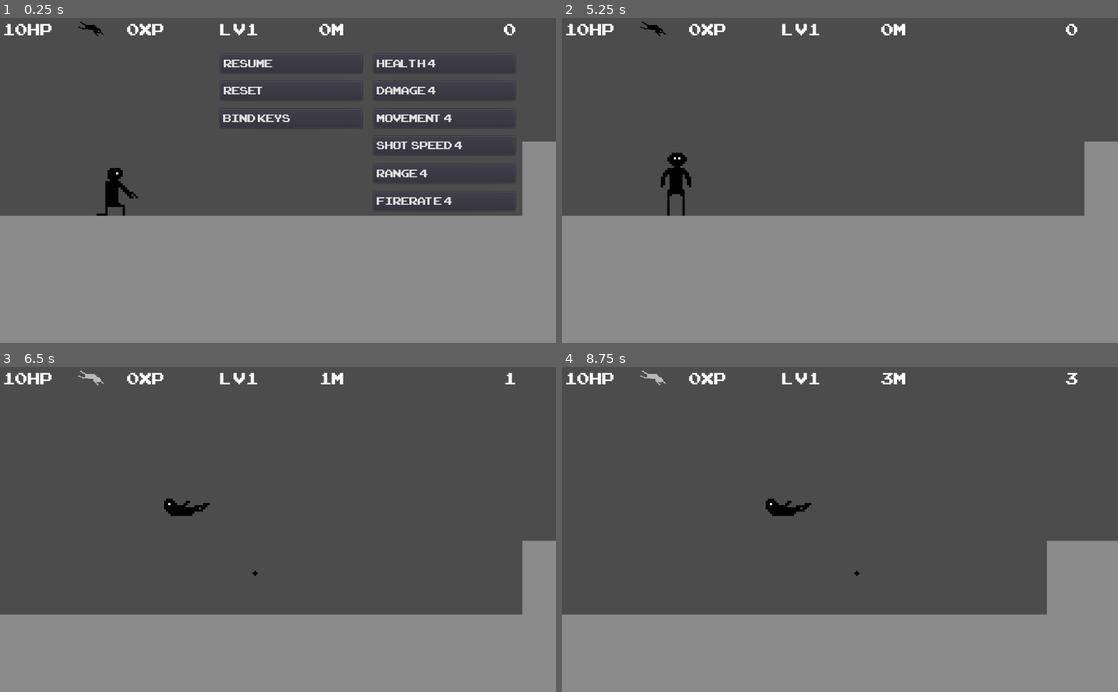
Above: before the commit, frames 1-4 (two rows, left to right).
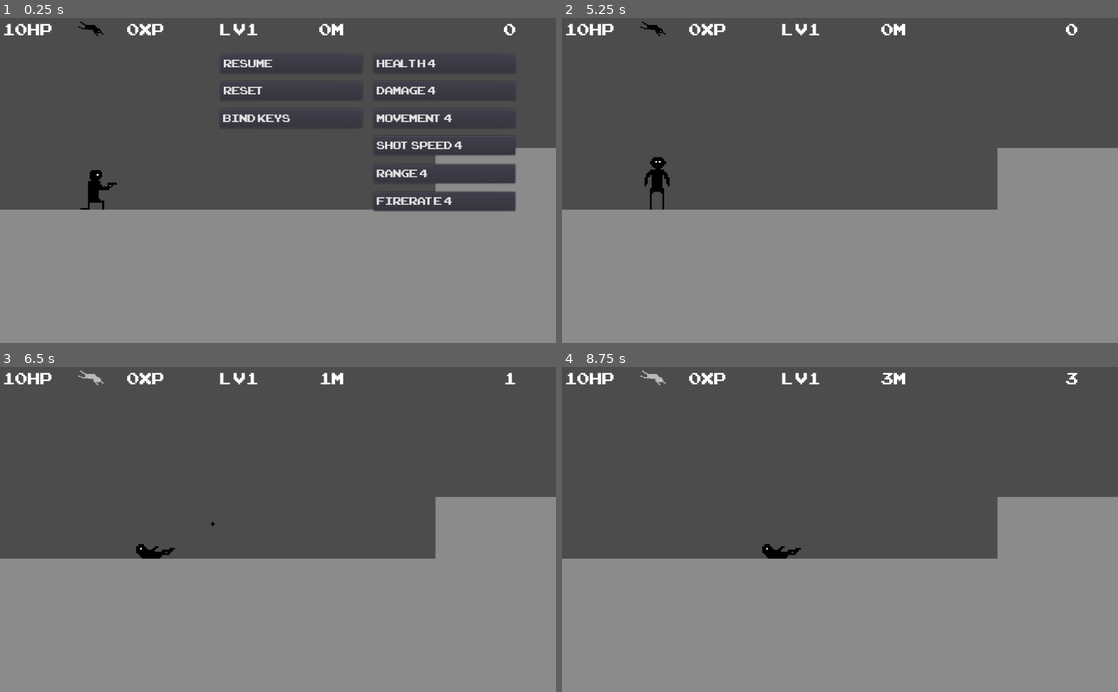
Above: after the commit, the same moments.

Repository: Denhonator/RandomPlatformer
Game: Godot game, scene res://2D.tscn
Two runs of this game, one before a commit and one after it. Both use one fixed random seed, a clock stepped at 60 frames per second and the inputs below.
Inputs:
- Up to frame 1 (0.25 s): no input
- Up to frame 2 (5.25 s): click "Movement: 4" at 0.5 s; click "Shot Speed: 4" at 1.25 s; click "Range: 4" at 2 s; click "Firerate: 4" at 2.75 s; click "Bind Keys" at 3.5 s; click "Push key for left" at 4.25 s; click "Resume" at 5 s
- Up to frame 3 (6.5 s): tap Enter at 5.75 s; hold Right (right) from 5.78 s (still down); tap X (attack) at 5.85 s; tap Z (jump) at 6.02, 6.32 s; tap Shift (roll) at 6.05 s
- Up to frame 4 (8.75 s): tap Shift (roll) at 6.6, 8.3 s; tap Z (jump) at 6.77, 6.8, 7.07, 7.35, 8.27, 8.57 s; release Right (right) at 7.28 s; hold Left (left) 7.28-8.03 s; tap X (attack) at 7.55, 8.1 s; hold Right (right) from 8.03 s (still down)

The runs differ from the first frame. In frame 1, 3.5% of the frame differs, in the area x 0-100%, y 38-61%; in frame 2, 5.7%; in frame 3, 21%, in the area x 0-100%, y 39-77%; in frame 4, 19%.

Commit message:
Spikes, balance changes

Diff:
--- a/2D.tscn
+++ b/2D.tscn
@@ -8,7 +8,6 @@
 [ext_resource path="res://bub.ogg" type="AudioStream" id=6]
 [ext_resource path="res://GUI.gd" type="Script" id=7]
 [ext_resource path="res://ARCADECLASSIC.TTF" type="DynamicFontData" id=8]
-[ext_resource path="res://100jam.ogg" type="AudioStream" id=9]
 
 [sub_resource type="RectangleShape2D" id=1]
 
@@ -71,7 +70,7 @@
 font_data = ExtResource( 8 )
 _sections_unfolded = [ "Font", "Settings" ]
 
-[node name="Main" type="Node"]
+[node name="Main" type="Node" index="0"]
 
 script = ExtResource( 1 )
 
@@ -84,6 +83,7 @@
 
 [node name="Platform" type="StaticBody2D" parent="Level" index="0"]
 
+editor/display_folded = true
 input_pickable = false
 collision_layer = 1
 collision_mask = 1
@@ -125,7 +125,7 @@
 
 [node name="Polygon2D" type="Polygon2D" parent="Level/Platform" index="1"]
 
-polygon = PoolVector2Array( 0, 0, 510, 0, 510, 500, 0, 500 )
+polygon = PoolVector2Array( 0, 0, 510, 0, 510, 1000, 0, 1000 )
 uv = PoolVector2Array(  )
 color = Color( 0.546875, 0.546875, 0.546875, 1 )
 vertex_colors = PoolColorArray(  )
@@ -142,7 +142,7 @@
 [node name="CollisionPolygon2D" type="CollisionPolygon2D" parent="Level/Platform" index="2"]
 
 build_mode = 0
-polygon = PoolVector2Array( 0, 0, 510, 0, 510, 500, 0, 500 )
+polygon = PoolVector2Array( 0, 0, 510, 0, 510, 1000, 0, 1000 )
 _sections_unfolded = [ "Transform" ]
 
 [node name="Player" type="Node2D" parent="." index="2"]
@@ -163,7 +163,7 @@
 shotSpeed = 3.0
 damage = 1.0
 health = 10
-shotCooldown = 0.5
+shotCooldown = 0.8
 shotRange = 100.0
 
 [node name="CollisionShape2D" type="CollisionShape2D" parent="Player/Body" index="0"]
@@ -176,8 +176,8 @@
 
 scale = Vector2( 2, 2 )
 texture = ExtResource( 5 )
-hframes = 10
-frame = 6
+hframes = 11
+frame = 7
 _sections_unfolded = [ "Animation", "Material", "Offset", "Visibility" ]
 
 [node name="Camera2D" type="Camera2D" parent="Player/Body" index="2"]
@@ -186,10 +186,10 @@
 anchor_mode = 1
 rotating = false
 current = true
-zoom = Vector2( 0.5, 0.5 )
+zoom = Vector2( 0.6, 0.6 )
 limit_left = -100
 limit_top = -10000000
-limit_right = 4200
+limit_right = 10000
 limit_bottom = 10000000
 limit_smoothed = false
 drag_margin_h_enabled = true
@@ -224,18 +224,28 @@
 position = Vector2( 23.7467, 17.9 )
 _sections_unfolded = [ "Transform" ]
 
-[node name="ShotL" type="Position2D" parent="Player/Body/Shots" index="3"]
+[node name="ShotRLO" type="Position2D" parent="Player/Body/Shots" index="3"]
+
+position = Vector2( 26, 2.90832 )
+_sections_unfolded = [ "Transform" ]
+
+[node name="ShotL" type="Position2D" parent="Player/Body/Shots" index="4"]
 
 position = Vector2( -27.3762, -6.0746 )
 
-[node name="ShotLD" type="Position2D" parent="Player/Body/Shots" index="4"]
+[node name="ShotLD" type="Position2D" parent="Player/Body/Shots" index="5"]
 
 position = Vector2( -24.1454, 17.9 )
 _sections_unfolded = [ "Transform" ]
 
-[node name="ShotLU" type="Position2D" parent="Player/Body/Shots" index="5"]
+[node name="ShotLU" type="Position2D" parent="Player/Body/Shots" index="6"]
 
 position = Vector2( -22.0813, -25.1774 )
+_sections_unfolded = [ "Transform" ]
+
+[node name="ShotLLO" type="Position2D" parent="Player/Body/Shots" index="7"]
+
+position = Vector2( -26, 2.90832 )
 _sections_unfolded = [ "Transform" ]
 
 [node name="Audio" type="AudioStreamPlayer" parent="Player/Body" index="4"]
@@ -250,7 +260,6 @@
 [node name="GUI" type="CanvasLayer" parent="." index="3"]
 
 pause_mode = 2
-editor/display_folded = true
 layer = 1
 offset = Vector2( 0, 0 )
 rotation = 0.0
@@ -375,9 +384,9 @@
 position = Vector2( 168.079, 12.0057 )
 scale = Vector2( 1.5, 1.5 )
 texture = ExtResource( 5 )
-hframes = 10
-frame = 7
-_sections_unfolded = [ "Material", "Transform", "Visibility" ]
+hframes = 11
+frame = 8
+_sections_unfolded = [ "Animation", "Material", "Transform", "Visibility" ]
 
 [node name="Menu" type="Control" parent="GUI" index="6"]
 
@@ -628,15 +637,6 @@
 align = 0
 _sections_unfolded = [ "custom_fonts" ]
 
-[node name="Music" type="AudioStreamPlayer" parent="." index="4"]
-
-stream = ExtResource( 9 )
-volume_db = -6.0
-pitch_scale = 1.0
-autoplay = true
-mix_target = 0
-bus = "Master"
-
 [connection signal="screen_entered" from="Level/Platform/VisibilityNotifier2D" to="Level/Platform" method="_on_VisibilityNotifier2D_screen_entered"]
 
 [connection signal="body_entered" from="Level/Platform/VisibilityNotifier2D/Area2D" to="." method="_on_Area2D_body_entered"]
--- a/Enemy.tscn
+++ b/Enemy.tscn
@@ -75,7 +75,7 @@
 font_data = ExtResource( 3 )
 _sections_unfolded = [ "Font", "Settings" ]
 
-[node name="Enemy" type="KinematicBody2D" index="0"]
+[node name="Enemy" type="KinematicBody2D"]
 
 input_pickable = false
 collision_layer = 2
@@ -103,9 +103,8 @@
 self_modulate = Color( 0.449219, 0, 0, 1 )
 scale = Vector2( 2, 2 )
 texture = ExtResource( 2 )
-flip_h = true
-hframes = 10
-frame = 6
+hframes = 11
+frame = 7
 _sections_unfolded = [ "Animation", "Offset", "Transform", "Visibility" ]
 
 [node name="Rays" type="Node2D" parent="." index="2"]
@@ -178,8 +177,6 @@
 
 [node name="Shots" type="Node2D" parent="." index="3"]
 
-editor/display_folded = true
-
 [node name="ShotR" type="Position2D" parent="Shots" index="0"]
 
 position = Vector2( 27.7002, -6.0746 )
@@ -193,18 +190,28 @@
 position = Vector2( 23.7467, 17.9 )
 _sections_unfolded = [ "Transform" ]
 
-[node name="ShotL" type="Position2D" parent="Shots" index="3"]
+[node name="ShotRLO" type="Position2D" parent="Shots" index="3"]
+
+position = Vector2( 26, 2.85466 )
+_sections_unfolded = [ "Transform" ]
+
+[node name="ShotL" type="Position2D" parent="Shots" index="4"]
 
 position = Vector2( -27.3762, -6.0746 )
 
-[node name="ShotLD" type="Position2D" parent="Shots" index="4"]
+[node name="ShotLD" type="Position2D" parent="Shots" index="5"]
 
 position = Vector2( -24.1454, 17.9 )
 _sections_unfolded = [ "Transform" ]
 
-[node name="ShotLU" type="Position2D" parent="Shots" index="5"]
+[node name="ShotLU" type="Position2D" parent="Shots" index="6"]
 
 position = Vector2( -22.0813, -25.1774 )
+_sections_unfolded = [ "Transform" ]
+
+[node name="ShotLLO" type="Position2D" parent="Shots" index="7"]
+
+position = Vector2( -26, 2.85466 )
 _sections_unfolded = [ "Transform" ]
 
 [node name="HPBar" type="ProgressBar" parent="." index="4"]
--- a/GUI.gd
+++ b/GUI.gd
@@ -108,6 +108,7 @@
 		return
 	player.xp-=movementxp
 	player.rollCooldown -= 0.1
+	player.maxJumpReserve += 10
 	player.maxSpeed += 5
 	movementxp += 2
 	UpdateTexts()
@@ -116,7 +117,7 @@
 	if player.xp<shotSpeedxp:
 		return
 	player.xp-=shotSpeedxp
-	player.shotSpeed += 0.8
+	player.shotSpeed += 1.0
 	shotSpeedxp += 2
 	UpdateTexts()
 
@@ -124,7 +125,7 @@
 	if player.xp<shotRangexp:
 		return
 	player.xp-=shotRangexp
-	player.shotRange += 13
+	player.shotRange += 10
 	shotRangexp += 2
 	UpdateTexts()
 
@@ -132,7 +133,7 @@
 	if player.xp<fireratexp:
 		return
 	player.xp-=fireratexp
-	player.shotCooldown -= 0.07
+	player.shotCooldown -= 0.1
 	fireratexp += 2
 	UpdateTexts()
 
--- a/PistolGuy.gd
+++ b/PistolGuy.gd
@@ -10,13 +10,12 @@
 var aniSpeed =		1.3
 var shotAni =		0
 var shootDir =		0
-var airCounter =	0
 var xp =			0
 var xpReward =		1
 var stunDur =		0.5
 var iframeDur =		1
 var hitCounter =	5
-var maxProj =		4
+var maxProj =		3
 var projs =			0
 var rollDur =		0.5
 var rollCooldown =	1
@@ -51,9 +50,10 @@
 	RUN2 = 4
 	UP   = 5
 	DOWN = 6
-	ROLL1= 7
-	ROLL2= 8
-	ROLL3= 9
+	LOW  = 7
+	ROLL1= 8
+	ROLL2= 9
+	ROLL3= 10
 	}
 
 func _ready():
@@ -68,9 +68,11 @@
 	shotSpawn.append(shots.find_node("ShotRU"))
 	shotSpawn.append(shots.find_node("ShotR"))
 	shotSpawn.append(shots.find_node("ShotRD"))
+	shotSpawn.append(shots.find_node("ShotRLO"))
 	shotSpawn.append(shots.find_node("ShotLU"))
 	shotSpawn.append(shots.find_node("ShotL"))
 	shotSpawn.append(shots.find_node("ShotLD"))
+	shotSpawn.append(shots.find_node("ShotLLO"))
 	if hpbar:
 		hpbar.max_value = health
 	if AI:
@@ -94,7 +96,7 @@
 		elif r==1:
 			damage+=1
 		elif r==2:
-			health+=3
+			health+=power+1
 		elif r==3:
 			shotCooldown=max(0.1,shotCooldown-0.1)
 		elif r==4:
@@ -118,13 +120,27 @@
 	else:
 		aiReaction-=1
 
-func _process(delta):
-	if hitCounter < 10:
-		hitCounter+=delta
-		if hitCounter < iframeDur:
-			visible = int(hitCounter*10)%2==0
-		else:
-			visible = true
+func Jumping():
+	if action["jump"] and not action["roll"]:
+		if is_on_floor() and jumpReserve==maxJumpReserve:
+			vel.y = jumpSpeed
+			jumpReserve-=1
+		elif jumpReserve<maxJumpReserve and jumpReserve>0:
+			jumpReserve -= maxJumpReserve/10
+			vel.y -= maxJumpReserve/10
+	else:
+		jumpReserve = maxJumpReserve
+
+func Rolling(delta):
+	if action["roll"] and rollCounter<=-rollCooldown:
+		rollCounter=rollDur
+		vel.x = -maxSpeed*1.5 if sprite.flip_h else maxSpeed*1.5
+		move_local_y(-20)
+		vel.y = -10
+	elif rollCounter>=-rollCooldown:
+		rollCounter-=delta
+
+func Movement(delta):
 	if hitCounter>stunDur and rollCounter<=0:
 		GetInput()
 		if action["left"]:
@@ -137,7 +153,10 @@
 		if action["up"]:
 			shootDir = -1
 		elif action["down"]:
-			shootDir = 1
+			if action["right"] or action["left"]:
+				shootDir = 1
+			else:
+				shootDir = 2
 		else:
 			shootDir = 0
 
@@ -146,38 +165,41 @@
 	else:
 		ms = maxms
 
-	if action["jump"]:
-		if is_on_floor() and jumpReserve==maxJumpReserve:
-			vel.y = jumpSpeed
-			jumpReserve-=1
-		elif jumpReserve<maxJumpReserve and jumpReserve>0:
-			jumpReserve -= maxJumpReserve/10
-			vel.y -= maxJumpReserve/10
-	else:
-		jumpReserve = maxJumpReserve
-
-	if action["roll"] and rollCounter<=-rollCooldown:
-		rollCounter=rollDur
-		vel.x = -maxSpeed*1.5 if sprite.flip_h else maxSpeed*1.5
-		move_local_y(-20)
-		if is_on_floor():
-			vel.y = -10
-	elif rollCounter>=-rollCooldown:
-		rollCounter-=delta
+	if not AI:
+		gui.distance.text = String(global_position.x/40).pad_decimals(0)+"m"
+
+func Hitbox():
+	if sprite.frame==Ani.DOWN or sprite.frame==Ani.DUCK:
+		col.position.y = 10
+		col.scale.y = 0.76
+	elif rollCounter>0:
+		col.position.y = 23
+		col.scale.y = 0.3
+	else:
+		col.position.y = 3
+		col.scale.y = 1
+
+
+
+func _process(delta):
+	if hitCounter < 10:
+		hitCounter+=delta
+		if hitCounter < iframeDur:
+			visible = int(hitCounter*10)%2==0
+		else:
+			visible = true
+
+	Movement(delta)
+	Jumping()
+	Rolling(delta)
 
 	if not is_on_floor():
 		var mult = 4 if action["down"] and vel.y>0 and vel.y<200 else 1
 		vel.y = min(vel.y+10*mult, 200*mult)
-		airCounter+=delta
-		if airCounter>3:
+		if global_position.y>800:
 			queue_free()
-	else:
-		airCounter=0
 
 	move_and_slide(Vector2(vel.x*ms,vel.y),Vector2(0,-1))
-
-	if not AI:
-		gui.distance.text = String(global_position.x/40).pad_decimals(0)+"m"
 
 	if shotCounter < shotCooldown:
 		shotCounter+=delta
@@ -190,16 +212,9 @@
 	elif action["right"]:
 		lookdir = 1
 	RunAni(lookdir,delta)
-
-	if sprite.frame==Ani.DOWN or sprite.frame==Ani.DUCK:
-		col.position.y = 10
-		col.scale.y = 0.76
-	elif rollCounter>0:
-		col.position.y = 23
-		col.scale.y = 0.3
-	else:
-		col.position.y = 3
-		col.scale.y = 1
+	Hitbox()
+
+
 
 func Shoot():
 	if projs>=maxProj or hitCounter<stunDur:
@@ -208,7 +223,7 @@
 	shotAni = 0.6
 	var shot = projectile.instance()
 	shot.vel.x = 50*(shotSpeed+0.1)/damage/damage
-	if shootDir:
+	if abs(shootDir)==1:	#diagonal
 		shot.vel.x/=2
 		shot.vel.y = abs(shot.vel.x)*shootDir
 	if sprite.flip_h:
@@ -220,10 +235,10 @@
 	shot.shooter = weakref(self)
 	if AI:
 		shot.modulate = Color(0.4,0,0)
-	var pos = shotSpawn[4+shootDir].global_position if sprite.flip_h else shotSpawn[1+shootDir].global_position
+	var pos = shotSpawn[5+shootDir].global_position if sprite.flip_h else shotSpawn[1+shootDir].global_position
 	shot.global_position = pos - Vector2(damage,0) if sprite.flip_h else pos + Vector2(damage,0)
 	projectileParent.add_child(shot)
-	audio.pitch_scale = rand_range(damage-0.05,damage+0.05)
+	audio.pitch_scale = rand_range(1/damage-0.05,1/damage+0.05)
 	audio.play()
 	projs+=1
 
@@ -239,7 +254,7 @@
 			var d = global_position.x-proj.global_position.x
 			vel.x = (d/abs(d))*maxms*10
 		if health<=0:
-			var ref = proj.shooter.get_ref()
+			var ref = null if not proj.shooter else proj.shooter.get_ref()
 			if ref:
 				ref.xp+=xpReward
 				if gui:
@@ -271,6 +286,11 @@
 			sprite.frame = Ani.DOWN
 		else:
 			sprite.frame = Ani.DUCK
+	elif shootDir == 2:
+		if shotAni or x:
+			sprite.frame = Ani.LOW
+		else:
+			sprite.frame = Ani.DUCK
 	else:
 		if x:
 			aniCounter += delta*aniSpeed
--- /dev/null
+++ b/Spikes.gd
@@ -0,0 +1,8 @@
+extends Area2D
+
+var damage = 1
+var shooter = null
+
+func _on_Spikes_body_entered(body):
+	if body.has_method("GetHit"):
+		body.GetHit(self)
--- /dev/null
+++ b/Spikes.tscn
@@ -0,0 +1,38 @@
+[gd_scene load_steps=4 format=2]
+
+[ext_resource path="res://Spikes.gd" type="Script" id=1]
+[ext_resource path="res://spike.png" type="Texture" id=2]
+
+[sub_resource type="RectangleShape2D" id=1]
+
+custom_solver_bias = 0.0
+extents = Vector2( 13.8693, 10 )
+
+[node name="Spikes" type="Area2D"]
+
+z_index = -1
+input_pickable = true
+gravity_vec = Vector2( 0, 1 )
+gravity = 98.0
+linear_damp = 0.1
+angular_damp = 1.0
+audio_bus_override = false
+audio_bus_name = "Master"
+script = ExtResource( 1 )
+_sections_unfolded = [ "Transform", "Z Index" ]
+
+[node name="CollisionShape2D" type="CollisionShape2D" parent="." index="0"]
+
+position = Vector2( 57.6633, -7.8051 )
+scale = Vector2( 5.73866, 0.751032 )
+shape = SubResource( 1 )
+
+[node name="Sprite" type="Sprite" parent="." index="1"]
+
+position = Vector2( 57.9095, -7.95236 )
+texture = ExtResource( 2 )
+region_enabled = true
+region_rect = Rect2( 0, 0, 160, 16 )
+_sections_unfolded = [ "Region", "Transform" ]
+
+[connection signal="body_entered" from="." to="." method="_on_Spikes_body_entered"]
--- a/StaticBody2D.gd
+++ b/StaticBody2D.gd
@@ -1,21 +1,19 @@
 extends StaticBody2D
 
-var col
-var vis
+onready var col = find_node("CollisionPolygon2D")
+onready var vis = find_node("Polygon2D")
 var original
 var dir = 20
 var length = 150
 var goal = 4000
-var noti
-var enemy
+onready var noti = find_node("VisibilityNotifier2D")
+onready var enemy = preload("res://Enemy.tscn")
 var level = 1
 var ecount = 0
+onready var spikes = preload("res://Spikes.tscn")
+var newSpikes = null
 
 func _ready():
-	col = find_node("CollisionPolygon2D")
-	vis = find_node("Polygon2D")
-	noti = find_node("VisibilityNotifier2D")
-	enemy = preload("res://Enemy.tscn")
 	col.polygon = vis.polygon
 	original = vis.polygon
 	seed(OS.get_system_time_secs())
@@ -31,10 +29,20 @@
 	if prev.x>=goal:
 		return
 	var pol = vis.polygon
-	dir = rand_range(20,70) * dir/abs(dir)
-	length = rand_range(150,300)
-	if randi()%100>20:
+	if newSpikes:
 		dir = -dir
+		newSpikes = null
+		i = 1
+	else:
+		dir = rand_range(20,70) * dir/abs(dir)
+		if randi()%100>20:
+			dir = -dir
+		length = rand_range(150,300)
+
+	if dir > 0 and randi()%100>50:
+		length = 80+level*10
+		newSpikes = spikes.instance()
+		newSpikes.damage = level*3
 
 	if dir<0:	#up
 		pol.insert(index+1,Vector2(prev.x,prev.y+dir))
@@ -53,10 +61,13 @@
 		pol.remove(pol.size()-1)
 		pol.remove(0)
 
-	if i%2==1:
-		SpawnEnemy(prev.x>goal)
 	if randi()%20>16-level:
 		SpawnEnemy(false)
+	elif newSpikes:
+		newSpikes.position = pol[index+1]
+		get_parent().add_child(newSpikes)
+	elif i%2==1:
+		SpawnEnemy(prev.x>goal)
 
 	vis.polygon = pol
 	col.polygon = pol
Not shown: 1 places in 2D.tscn that only renumber resources
Binary file changed: character.png
Binary file added: spike.png
